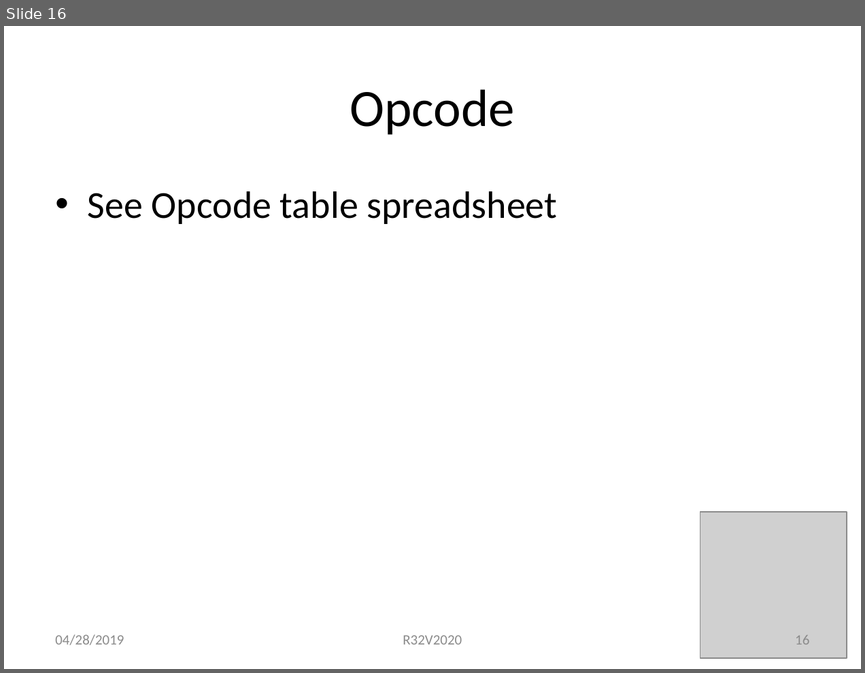
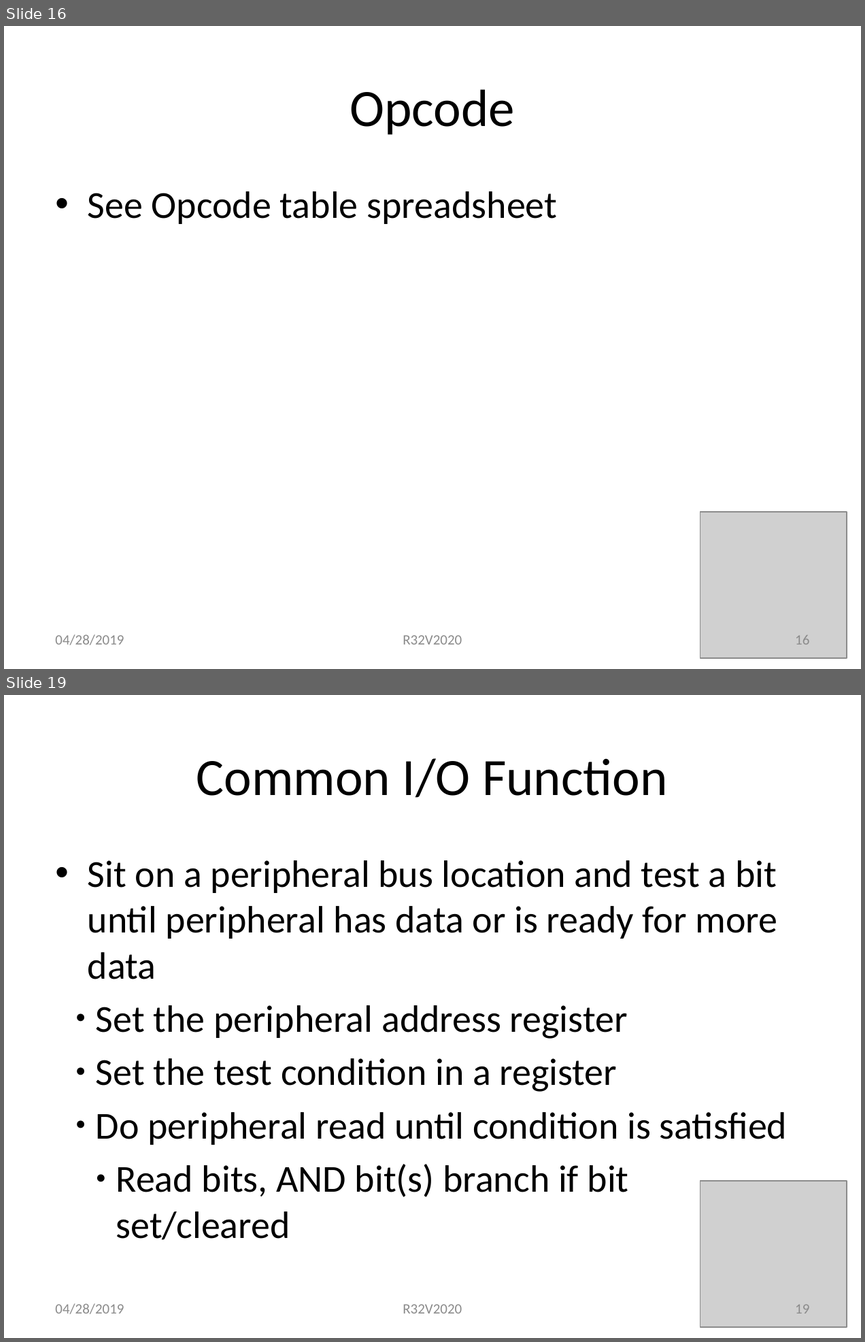
Before and after one commit to douggilliland/R32V2020, a slide deck: Architecture/R32V2020-RISC in EP4CE6.pptx. Shown one above the other, each under a label of ours: slide 16 before the commit, slides 16 and 19 after it; the slides between them are not shown. The pictures are 865x673 and 865x1342 pixels, drawn with LibreOffice and Linux fonts; fonts in the diff are those of the drawing; grey boxes stand for pictures. Boxes give left, top, right and bottom in pixels: in the first picture for what was removed or moved away, otherwise in the second. Text is boxed around its words. In the diff, an @@ line names an element or a change of style, - is before the commit and + after.

```diff
--- a/Architecture/R32V2020-RISC in EP4CE6.pptx
+++ b/Architecture/R32V2020-RISC in EP4CE6.pptx
@@ slide 19 added at (4,695,861,1338), background #FFFFFF @@
@@ text added at (196,758,668,798), 44 pt, text #000000 @@
+Common I/O Function
@@ text added at (88,860,787,1240), 32 pt, text #000000 @@
+• Sit on a peripheral bus location and test a bit until peripheral has data or is ready for more data
+  ● Set the peripheral address register
+  ● Set the test condition in a register
+  ● Do peripheral read until condition is satisfied
+    ● Read bits, AND bit(s) branch if bit set/cleared
@@ picture added at (700,1181,847,1327) @@
@@ text added at (55,1303,124,1314), 12 pt, text #8B8B8B @@
+04/28/2019
@@ text added at (402,1304,462,1313), 12 pt, text #8B8B8B @@
+R32V2020
@@ page number added at (795,1304,809,1313), 12 pt, text #8B8B8B @@
+19
```
Also in this commit, not shown: 6 slides changed, 2 other slides added.
